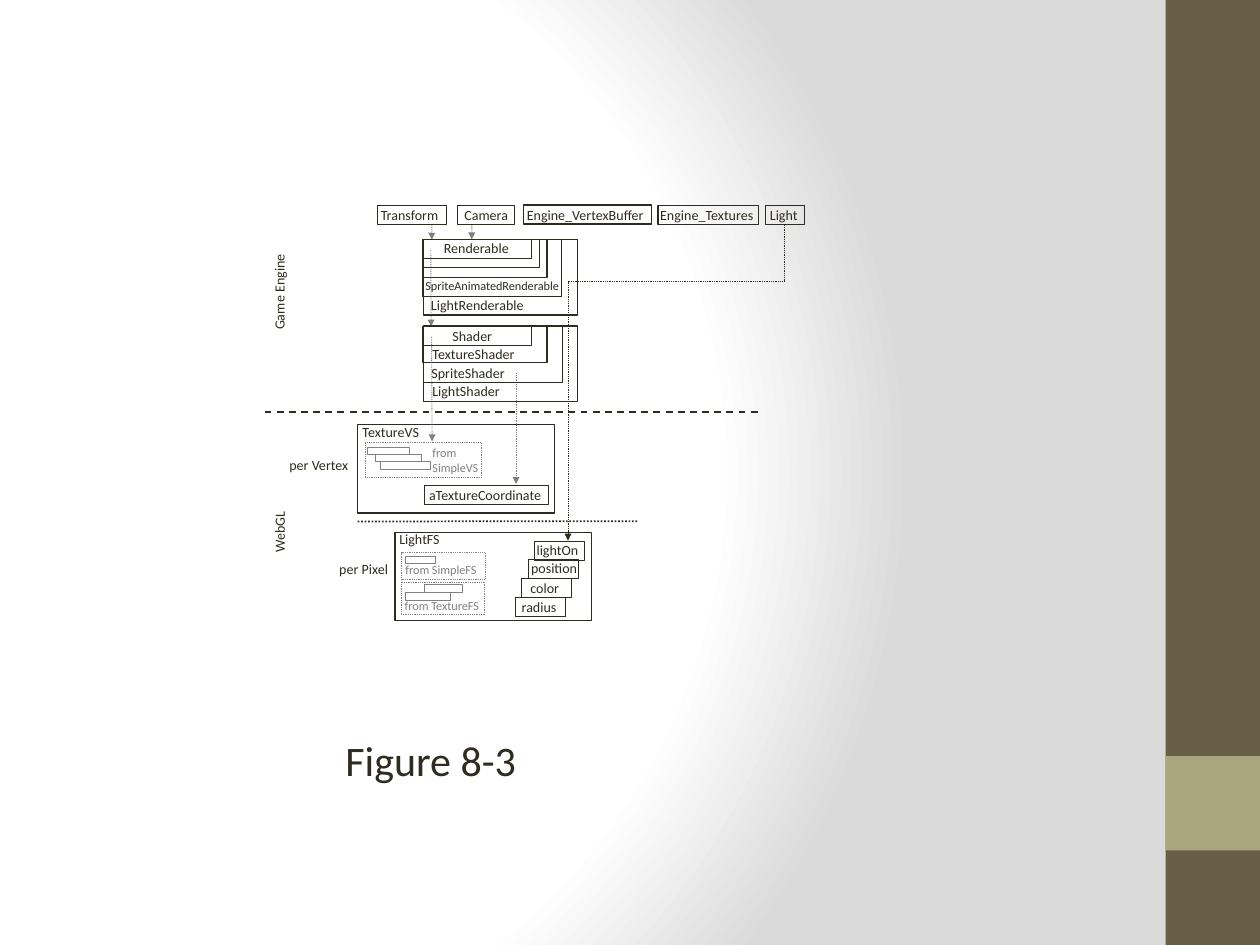
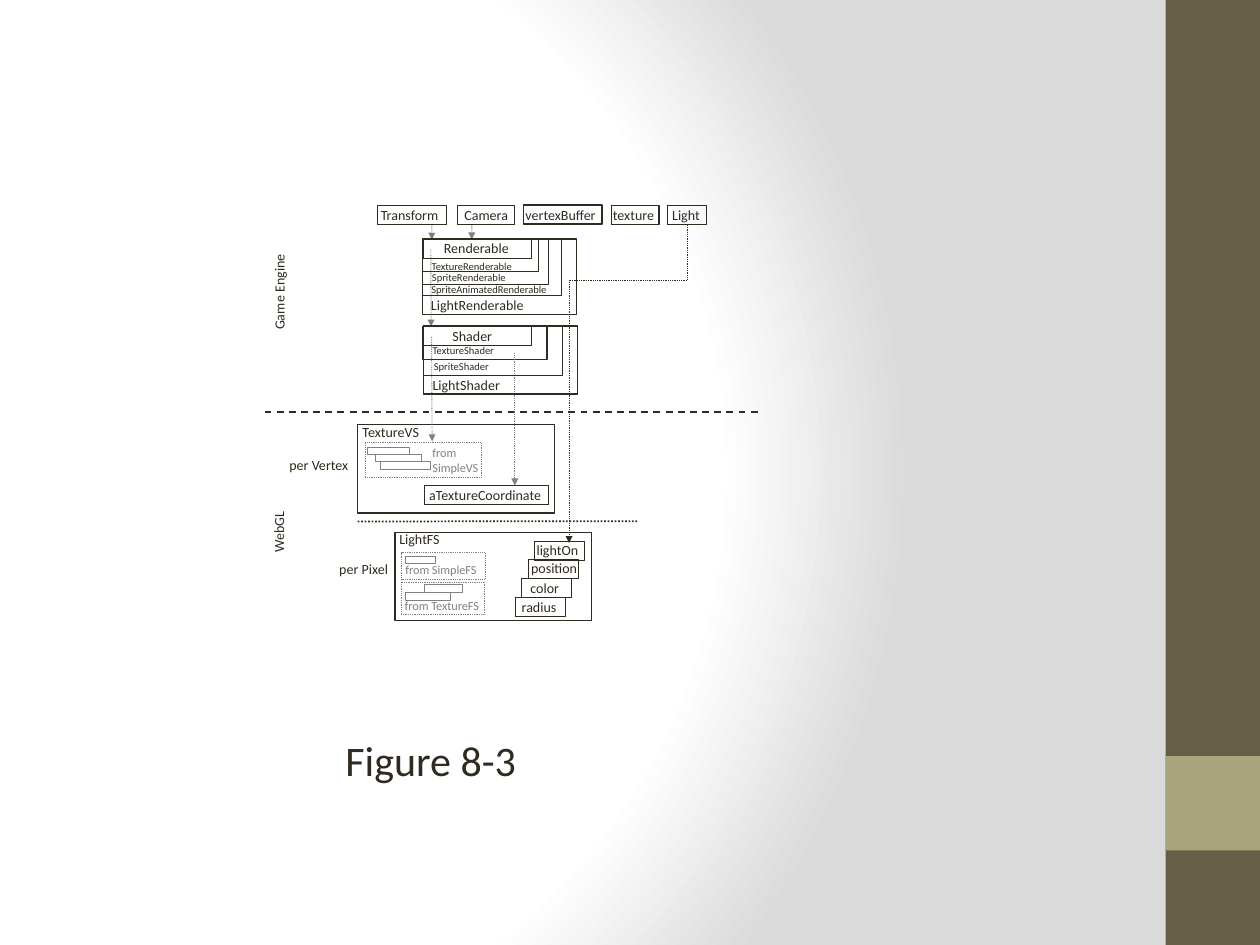
Before and after one commit to HTML5GameEngineGroup/GTCS-GameEngine2, a slide deck: slide 3 of Word/Diagrams/chapter8/chap 8.figures.pptx. Drawn at 1260x945 pixels with LibreOffice and Linux fonts; fonts in the diff are those of the drawing. Boxes give left, top, right and bottom in pixels: in the first picture for what was removed or moved away, otherwise in the second. Text is boxed around its words. In the diff, an @@ line names an element or a change of style, - is before the commit and + after.

```diff
--- a/Word/Diagrams/chapter8/chap 8.figures.pptx
+++ b/Word/Diagrams/chapter8/chap 8.figures.pptx
@@ rectangle: place and size @@
-rectangle at (523,205,651,224)
+rectangle at (523,205,602,224)
@@ rectangle: place and size @@
-rectangle at (658,205,759,224)
+rectangle at (611,205,659,224)
@@ rectangle: place and size @@
-rectangle at (765,205,804,224)
+rectangle at (668,205,707,224)
@@ text "Light": place and size @@
-text "Light" at (770,210,798,223)
+text "Light" at (672,210,700,223)
@@ rectangle: place and size @@
-rectangle at (423,239,539,267)
+rectangle at (423,239,539,272)
@@ rectangle: place and size @@
-rectangle at (423,239,547,277)
+rectangle at (423,239,549,285)
@@ text at (525,210,595,224): text changed @@
-Engine_VertexBuffer
+vertexBuffer
@@ elbow arrow moved from (568, 541) - (785, 224) to (570, 543) - (687, 224) @@
@@ text at (613,211,654,220): text changed @@
-Engine_Textures
+texture
@@ text added at (432,262,512,272), 6 pt, text #2F2B20 @@
+TextureRenderable
@@ text "SpriteAnimatedRenderable" at (431,284,546,296): size 7 to 6 pt @@
@@ text added at (432,273,506,283), 6 pt, text #2F2B20 @@
+SpriteRenderable
@@ rectangle: place and size @@
-rectangle at (423,326,547,363)
+rectangle at (423,326,547,359)
@@ rectangle: place and size @@
-rectangle at (423,326,577,402)
+rectangle at (423,326,577,394)
@@ rectangle: place and size @@
-rectangle at (423,326,562,383)
+rectangle at (423,326,562,375)
@@ text "TextureShader" at (433,346,494,354): size 8 to 6 pt @@
@@ text "SpriteShader" at (434,362,489,372): size 8 to 6 pt @@
@@ arrow moved from (517, 373) - (517, 484) to (515, 354) - (515, 485) @@
@@ text "LightShader": place and size @@
-text "LightShader" at (432,385,499,400)
+text "LightShader" at (433,380,500,394)
```
Also in this commit, not shown: 4 other files.
